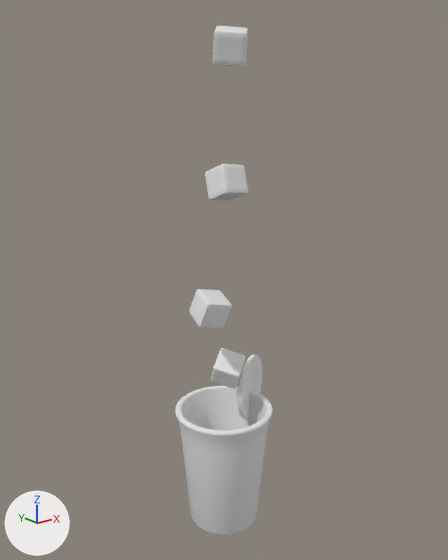
The OBJ model public/assets/drink-baked/blog0011.obj as it was, and as the next commit left it.
Both versions are drawn from a 50 mm camera at (-10.3, -12.88, 12.81) aimed at (0.25, 0.31, 7.53). Lighting does not change. The marker at lower left points along +X, +Y and +Z. The first picture is the older version. Where no turn or scale is listed for an object, it has been applied to the vertices.

The scene before the commit, as lines of its bpy script (objects in view):
```python
me_circle_001 = bpy.data.meshes.new('Circle.001')
me_circle_001.from_pydata(...)  # 834 vertices, 832 faces; spans x 0.5..2.3, y -0.15..0.97, z 2.77..4.78
me_cube = bpy.data.meshes.new('Cube')
me_cube.from_pydata(...)  # 386 vertices, 384 faces; spans x -0.254..0.944, y -0.404..0.855, z 4.188..5.365
me_cube_001 = bpy.data.meshes.new('Cube.001')
me_cube_001.from_pydata(...)  # 386 vertices, 384 faces; spans x -0.982..0.03, y -0.511..0.534, z 6.38..7.458
me_cube_002 = bpy.data.meshes.new('Cube.002')
me_cube_002.from_pydata(...)  # 386 vertices, 384 faces; spans x -0.324..0.586, y -0.46..0.554, z 9.812..10.879
me_cube_003 = bpy.data.meshes.new('Cube.003')
me_cube_003.from_pydata(...)  # 386 vertices, 384 faces; spans x -0.579..0.556, y -0.87..0.321, z 13.25..14.224
ob_circle_001 = bpy.data.objects.new('Circle.001', me_circle_001)
ob_circle_001.location = (0.0, 0.0, 0.0)
ob_cube = bpy.data.objects.new('Cube', me_cube)
ob_cube.location = (0.0, 0.0, 0.0)
ob_cube_001 = bpy.data.objects.new('Cube.001', me_cube_001)
ob_cube_001.location = (0.0, 0.0, 0.0)
ob_cube_002 = bpy.data.objects.new('Cube.002', me_cube_002)
ob_cube_002.location = (0.0, 0.0, 0.0)
ob_cube_003 = bpy.data.objects.new('Cube.003', me_cube_003)
ob_cube_003.location = (0.0, 0.0, 0.0)
# also in view: 'Cylinder' at (0.0, 0.0, 1.85)
```
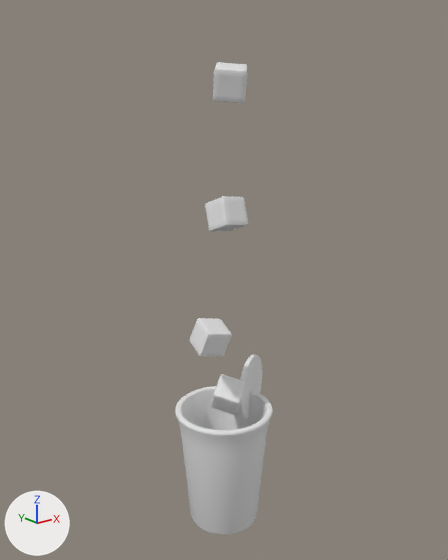
Boxes (x1, y1, x2, y2) around the edits, measured in the pictures (448 x 560 px):
'Cube.002', moved
    before: (205, 164, 248, 200)
    after: (205, 196, 248, 232)
'Cube.003', moved
    before: (213, 26, 248, 67)
    after: (213, 62, 248, 103)
'Cube.001', moved
    before: (189, 289, 232, 328)
    after: (190, 318, 232, 357)
'Cube', moved
    before: (211, 348, 246, 389)
    after: (211, 374, 245, 415)

Patch to the scene script:
```diff
--- a/public/assets/drink-baked/blog0011.obj.py
+++ b/public/assets/drink-baked/blog0011.obj.py
@@ me_cube @@
 # used by ob_cube; location = (0.0, 0.0, 0.0)
-me_cube.from_pydata(...)  # 386 vertices, 384 faces; spans x -0.254..0.944, y -0.404..0.855, z 4.188..5.365
+me_cube.from_pydata(...)  # 386 vertices, 384 faces; spans x -0.254..0.944, y -0.404..0.855, z 3.333..4.51
+# me_cube part 1: the whole mesh is moved by (0.0, 0.0, -0.855)
@@ me_cube_001 @@
 # used by ob_cube_001; location = (0.0, 0.0, 0.0)
-me_cube_001.from_pydata(...)  # 386 vertices, 384 faces; spans x -0.982..0.03, y -0.511..0.534, z 6.38..7.458
+me_cube_001.from_pydata(...)  # 386 vertices, 384 faces; spans x -0.982..0.03, y -0.511..0.534, z 5.525..6.602
+# me_cube_001 part 2: the whole mesh is moved by (0.0, 0.0, -0.855)
@@ me_cube_002 @@
 # used by ob_cube_002; location = (0.0, 0.0, 0.0)
-me_cube_002.from_pydata(...)  # 386 vertices, 384 faces; spans x -0.324..0.586, y -0.46..0.554, z 9.812..10.879
+me_cube_002.from_pydata(...)  # 386 vertices, 384 faces; spans x -0.324..0.586, y -0.46..0.554, z 8.957..10.024
+# me_cube_002 part 3: the whole mesh is moved by (0.0, 0.0, -0.855)
@@ me_cube_003 @@
 # used by ob_cube_003; location = (0.0, 0.0, 0.0)
-me_cube_003.from_pydata(...)  # 386 vertices, 384 faces; spans x -0.579..0.556, y -0.87..0.321, z 13.25..14.224
+me_cube_003.from_pydata(...)  # 386 vertices, 384 faces; spans x -0.579..0.556, y -0.87..0.321, z 12.395..13.369
+# me_cube_003 part 4: the whole mesh is moved by (0.0, 0.0, -0.855)
```
